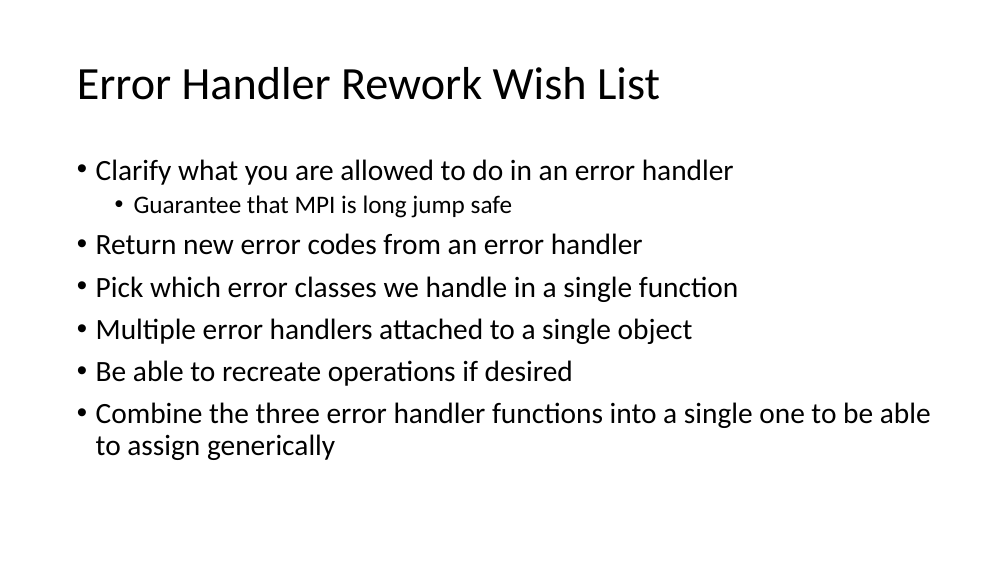
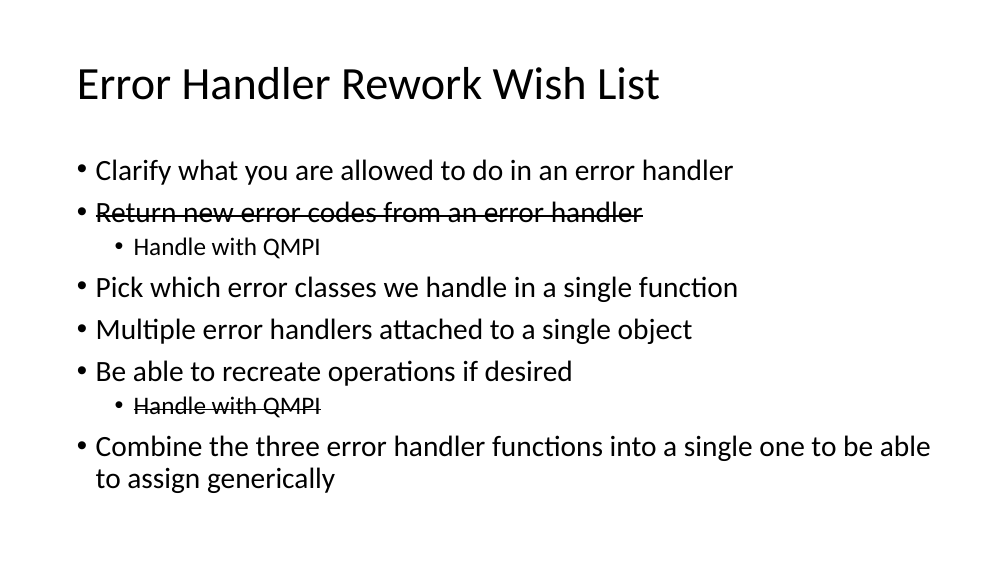
Before and after one commit to mpiwg-ft/ft-issues, a slide deck: slide 3 of slides/2016-06-09 Error Handler Plenary.pptx (slide 2 before the commit). Drawn at 1008x567 pixels with LibreOffice and Linux fonts; fonts in the diff are those of the drawing. Boxes give left, top, right and bottom in pixels: in the first picture for what was removed or moved away, otherwise in the second. Text is boxed around its words. In the diff, an @@ line names an element or a change of style, - is before the commit and + after.

```diff
--- a/slides/2016-06-09 Error Handler Plenary.pptx
+++ b/slides/2016-06-09 Error Handler Plenary.pptx
@@ text at (96, 201, 643, 223): strikethrough on in "Return new error codes from an error ..." @@
@@ text at (134, 195, 512, 218): paragraph removed @@
-  • Guarantee that MPI is long jump safe
@@ text at (134, 237, 321, 259): paragraph added @@
+  • Handle with QMPI
@@ text at (134, 396, 321, 418): paragraph added @@
+  • Handle with QMPI
```
Also in this commit, not shown: 7 other slides changed, 6 slides added, 1 slide removed, 1 other file.
